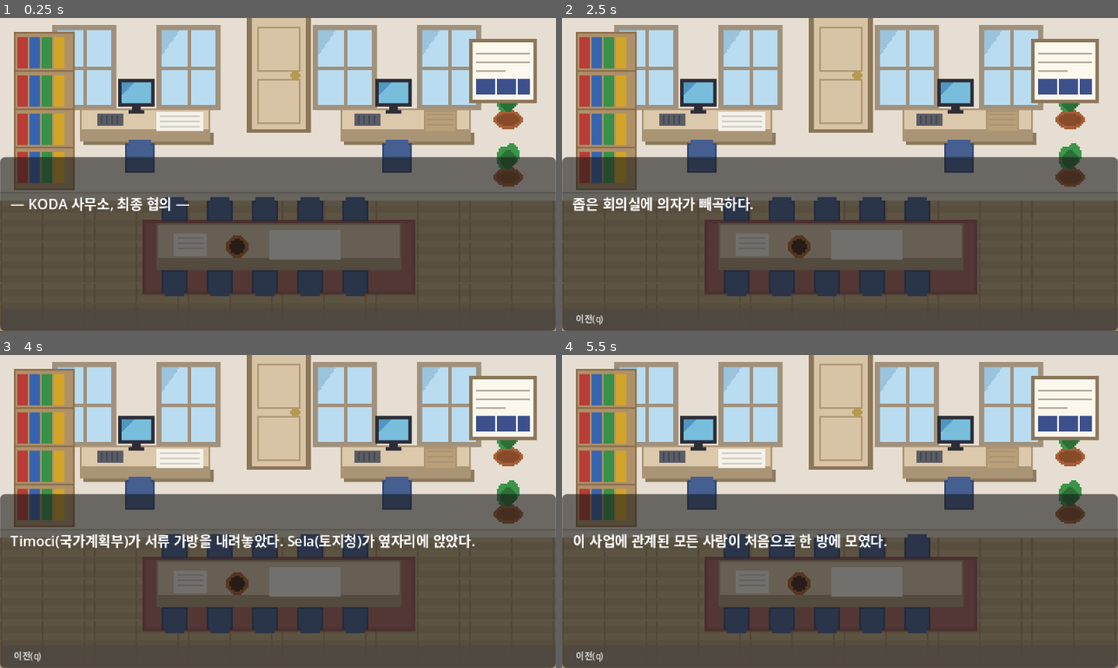
Above: before the commit, frames 1-4 (two rows, left to right).
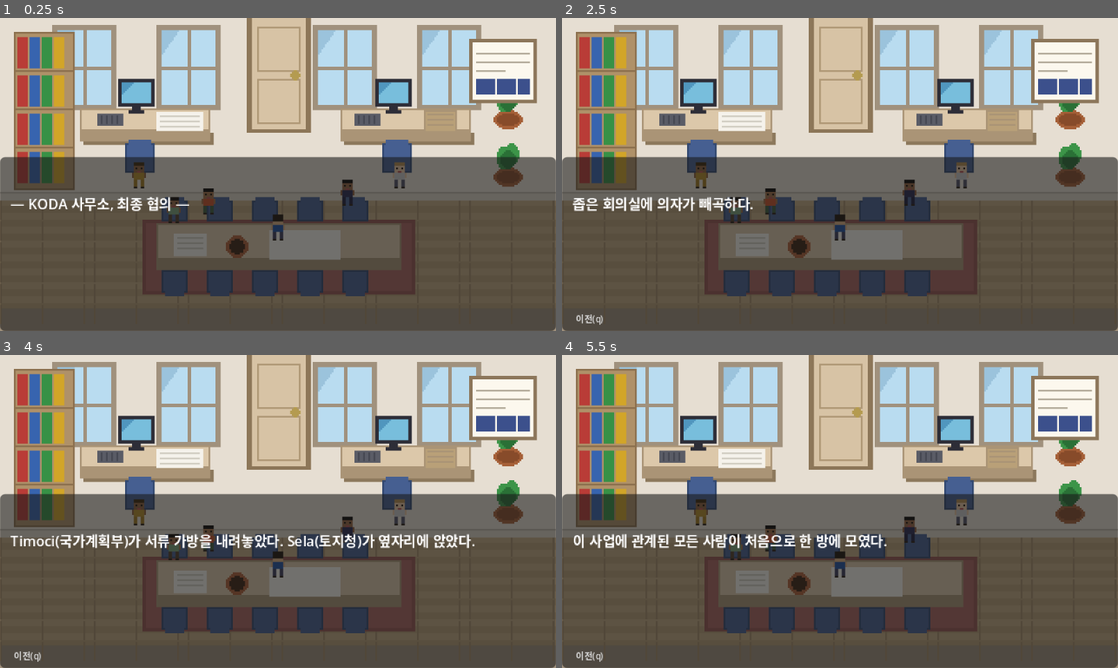
Above: after the commit, the same moments.

Repository: amnotyoung/idc-game
Game: Godot game, scene res://scenes/world/ending_scene.tscn
The game is run twice, just before and just after one commit, with the same random seed, the same clock (stepped at 60 frames per second) and the same inputs. This scene is started directly instead of the project's main scene.
Inputs:
- Up to frame 1 (0.25 s): no input
- Up to frame 2 (2.5 s): tap Enter (ui_accept) at 0.5, 0.77, 2, 2.27 s; hold Right (ui_right) 0.53-1.25 s; tap Q at 0.6, 2.1 s; click "이전(q)" at 1.25 s; hold Down (ui_down) from 2.03 s (still down)
- Up to frame 3 (4 s): tap Enter (ui_accept) at 2.75, 3.5, 3.77 s; release Down (ui_down) at 2.78 s; hold Right (ui_right) 2.78-3.53 s; tap Q at 2.85, 3.6 s; hold Up (ui_up) from 3.53 s (still down)
- Up to frame 4 (5.5 s): tap Enter (ui_accept) at 4.25, 4.52, 5, 5.27 s; release Up (ui_up) at 4.28 s; hold Left (ui_left) from 4.28 s (still down); tap Q at 4.35, 5.1 s

The runs differ from the first frame. In frame 1, 0.8% of the frame differs, in the area x 23-73%, y 46-72%; in frame 2, 0.8%; in frame 3, 0.8%; in frame 4, 0.8%.

Commit message:
auto: update ending_scene.tscn
Co-Authored-By: Claude Opus 4.6 (1M context) <noreply@anthropic.com>

Diff:
--- a/scenes/world/ending_scene.tscn
+++ b/scenes/world/ending_scene.tscn
@@ -1,9 +1,16 @@
-[gd_scene load_steps=5 format=3]
+[gd_scene load_steps=12 format=3]
 
 [ext_resource type="Texture2D" path="res://assets/sprites/tilesets/office_bg.png" id="1"]
 [ext_resource type="Script" path="res://scripts/world/chapter5_ending.gd" id="2"]
 [ext_resource type="PackedScene" path="res://scenes/ui/dialogue_box.tscn" id="3"]
 [ext_resource type="AudioStream" path="res://assets/music/bgm_office.wav" id="4"]
+[ext_resource type="Texture2D" path="res://assets/sprites/characters/mere.png" id="mere_tex"]
+[ext_resource type="Texture2D" path="res://assets/sprites/characters/timoci.png" id="timoci_tex"]
+[ext_resource type="Texture2D" path="res://assets/sprites/characters/james.png" id="james_tex"]
+[ext_resource type="Texture2D" path="res://assets/sprites/characters/sela.png" id="sela_tex"]
+[ext_resource type="Texture2D" path="res://assets/sprites/characters/player.png" id="player_tex"]
+[ext_resource type="Texture2D" path="res://assets/sprites/characters/ratu_josefa.png" id="ratu_tex"]
+[ext_resource type="Texture2D" path="res://assets/sprites/characters/lani.png" id="lani_tex"]
 
 ; ─── 루트 ───
 [node name="EndingScene" type="Node2D"]
@@ -20,6 +27,65 @@
 autoplay = true
 volume_db = -6.0
 
+; ─── 회의 참석자 스프라이트들 (테이블 주변 배치) ───
+[node name="Attendees" type="Node2D" parent="."]
+
+; 주인공 (중앙 아래, 뒷모습)
+[node name="Player" type="Sprite2D" parent="Attendees"]
+position = Vector2(160, 120)
+texture = ExtResource("player_tex")
+region_enabled = true
+region_rect = Rect2(48, 0, 16, 16)
+texture_filter = 1
+
+; Mere (좌측 — 주인공 옆)
+[node name="Mere" type="Sprite2D" parent="Attendees"]
+position = Vector2(120, 105)
+texture = ExtResource("mere_tex")
+region_enabled = true
+region_rect = Rect2(0, 0, 16, 16)
+texture_filter = 1
+
+; Timoci (우측 앞)
+[node name="Timoci" type="Sprite2D" parent="Attendees"]
+position = Vector2(200, 100)
+texture = ExtResource("timoci_tex")
+region_enabled = true
+region_rect = Rect2(0, 0, 16, 16)
+texture_filter = 1
+
+; James (우측 뒤)
+[node name="James" type="Sprite2D" parent="Attendees"]
+position = Vector2(230, 90)
+texture = ExtResource("james_tex")
+region_enabled = true
+region_rect = Rect2(0, 0, 16, 16)
+texture_filter = 1
+
+; Sela (우측 중간)
+[node name="Sela" type="Sprite2D" parent="Attendees"]
+position = Vector2(250, 105)
+texture = ExtResource("sela_tex")
+region_enabled = true
+region_rect = Rect2(0, 0, 16, 16)
+texture_filter = 1
+
+; Ratu Josefa (좌측 뒤 — 화상 아닌 직접 참석)
+[node name="RatuJosefa" type="Sprite2D" parent="Attendees"]
+position = Vector2(80, 90)
+texture = ExtResource("ratu_tex")
+region_enabled = true
+region_rect = Rect2(0, 0, 16, 16)
+texture_filter = 1
+
+; Lani (좌측 중간)
+[node name="Lani" type="Sprite2D" parent="Attendees"]
+position = Vector2(100, 110)
+texture = ExtResource("lani_tex")
+region_enabled = true
+region_rect = Rect2(0, 0, 16, 16)
+texture_filter = 1
+
 ; ─── 엔딩 컨트롤러 ───
 [node name="EndingController" type="Node" parent="."]
 script = ExtResource("2")
